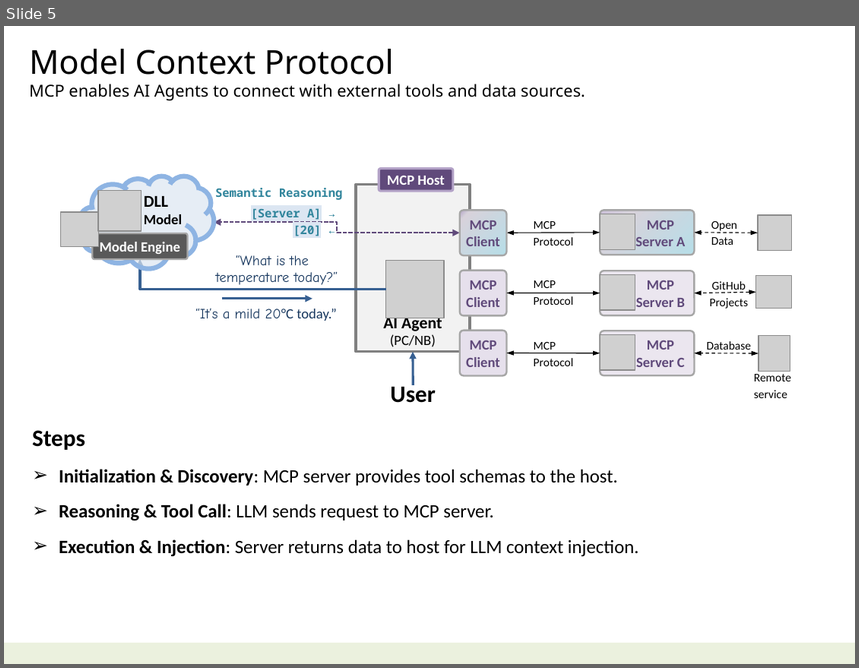
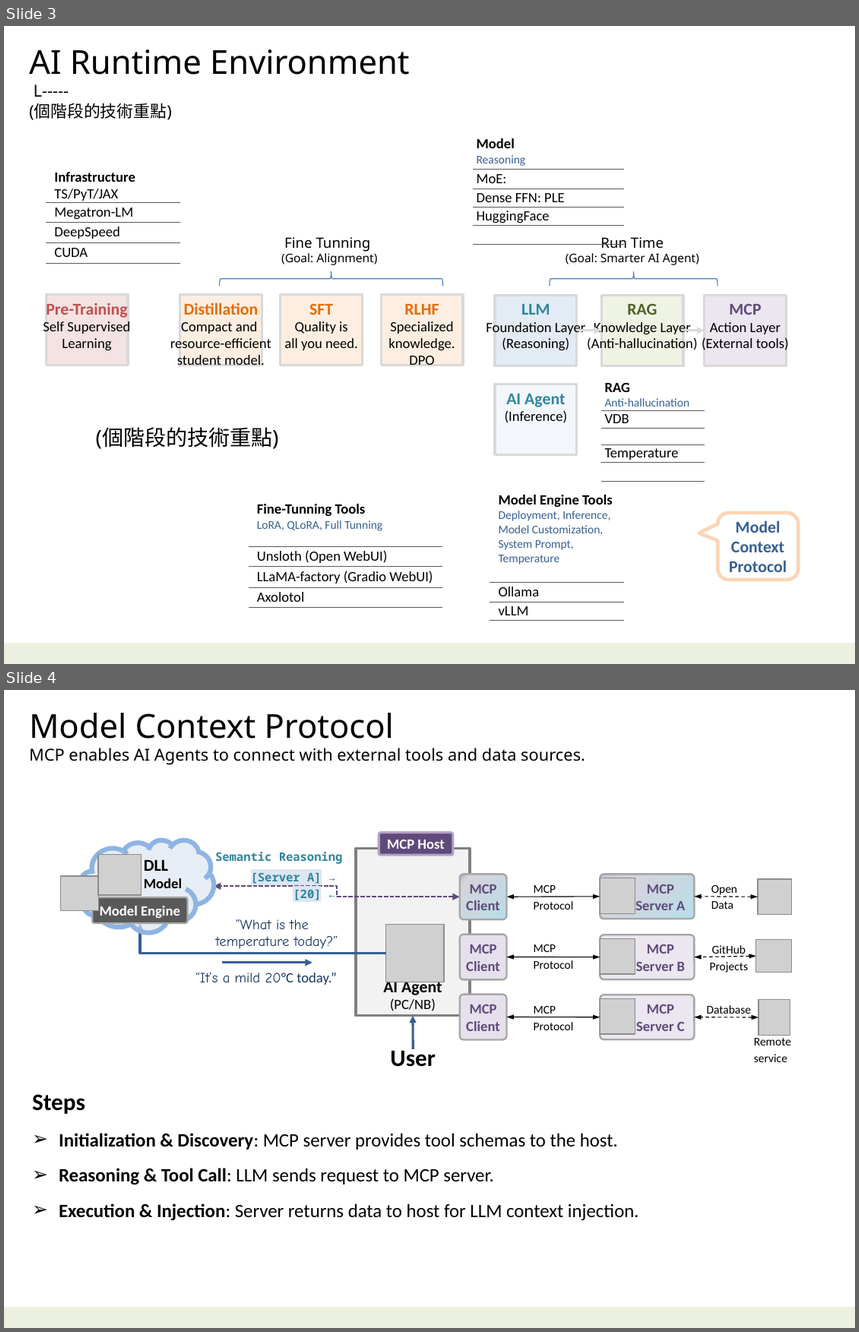
Before and after one commit to navibator/crazy-ai, a slide deck: ai-gemma.pptx. Shown one above the other, each under a label of ours: slide 5 before the commit, slides 3 and 4 after it. The pictures are 859x668 and 859x1332 pixels, drawn with LibreOffice and Linux fonts; fonts in the diff are those of the drawing; grey boxes stand for pictures. Boxes give left, top, right and bottom in pixels: in the first picture for what was removed or moved away, otherwise in the second. Text is boxed around its words. In the diff, an @@ line names an element or a change of style, - is before the commit and + after.

```diff
--- a/ai-gemma.pptx
+++ b/ai-gemma.pptx
@@ slide 3 added at bbox=[4, 26, 855, 664], background #FFFFFF; not listed: 1 template element that a slide beside it also shows @@
@@ text added at bbox=[29, 50, 410, 120], 28 pt, text #000000 @@
+AI Runtime Environment
+L-----
+(個階段的技術重點)
@@ table added at bbox=[473, 133, 623, 243], 5 rows, 1 columns @@
+Model / Reasoning
+MoE:
+Dense FFN: PLE
+HuggingFace
+
@@ table added at bbox=[46, 168, 180, 262], 4 rows, 1 columns @@
+Infrastructure / TS/PyT/JAX
+Megatron-LM
+DeepSpeed
+CUDA
@@ text added at bbox=[281, 237, 377, 265], 10 pt, text #000000 @@
+Fine Tunning
+(Goal: Alignment)
@@ text added at bbox=[566, 237, 699, 265], 10 pt, text #000000 @@
+Run Time
+(Goal: Smarter AI Agent)
@@ right brace added at bbox=[219, 272, 443, 287], outline #4B7EBC 0.75 pt @@
@@ right brace added at bbox=[549, 271, 718, 286], outline #4B7EBC 0.75 pt @@
@@ rectangle added at bbox=[46, 295, 127, 366], fill #F2DCDB at 80% opacity, outline #D9D9D9 2 pt, 12 pt, text #000000 @@
+Pre-Training
+Self Supervised
+Learning
@@ rectangle added at bbox=[180, 295, 262, 366], fill #FDEADA at 80% opacity, outline #D9D9D9 2 pt, 12 pt, text #000000 @@
+Distillation
+Compact and
+resource-efficient
+student model.
@@ rectangle added at bbox=[281, 295, 363, 366], fill #FDEADA at 80% opacity, outline #D9D9D9 2 pt, 12 pt, text #000000 @@
+SFT
+Quality is
+all you need.
@@ rectangle added at bbox=[381, 295, 463, 366], fill #FDEADA at 80% opacity, outline #D9D9D9 2 pt, 12 pt, text #000000 @@
+RLHF
+Specialized
+knowledge.
+DPO
@@ rectangle added at bbox=[495, 296, 577, 366], fill #DCE6F2 at 80% opacity, outline #D9D9D9 2 pt, 12 pt, text #000000 @@
+LLM
+Foundation Layer
+(Reasoning)
@@ rectangle added at bbox=[601, 296, 683, 366], fill #EBF1DE at 80% opacity, outline #D9D9D9 2 pt, 12 pt, text #000000 @@
+RAG
+Knowledge Layer
+(Anti-hallucination)
@@ rectangle added at bbox=[705, 296, 786, 366], fill #E6E0EC at 80% opacity, outline #D9D9D9 2 pt, 12 pt, text #000000 @@
+MCP
+Action Layer
+(External tools)
@@ arrow added from (577, 331) to (601, 331), #D9D9D9 2 pt @@
@@ arrow added from (683, 331) to (705, 331), #D9D9D9 2 pt @@
@@ rectangle added at bbox=[495, 385, 577, 455], fill #C6D9F1 at 20% opacity, outline #D9D9D9 2 pt, 12 pt, text #000000 @@
+AI Agent
+(Inference)
@@ table added at bbox=[601, 379, 705, 478], 5 rows, 1 columns @@
+RAG / Anti-hallucination
+VDB
+
+Temperature
+
@@ text added at bbox=[96, 427, 279, 449], 18 pt, text #000000 @@
+(個階段的技術重點)
@@ table added at bbox=[248, 501, 443, 607], 4 rows, 1 columns @@
+Fine-Tunning Tools / LoRA, QLoRA, Full Tunning
+Unsloth (Open WebUI)
+LLaMA-factory (Gradio WebUI)
+Axolotol
@@ table added at bbox=[490, 492, 623, 620], 3 rows, 1 columns @@
+Model Engine Tools / Deployment, Inference, Model Customization, System Prompt, Temperature
+Ollama
+vLLM
@@ rounded speech box added at bbox=[718, 513, 799, 580], fill #FFFFFF at 70% opacity, outline #FCD5B5 3 pt, 14 pt, text #376092, bold @@
+Model
+Context
+Protocol
@@ what was slide 5 is now slide 4 @@
```
Also in this commit, not shown: 5 slides changed, 3 slides removed, 1 other file.
